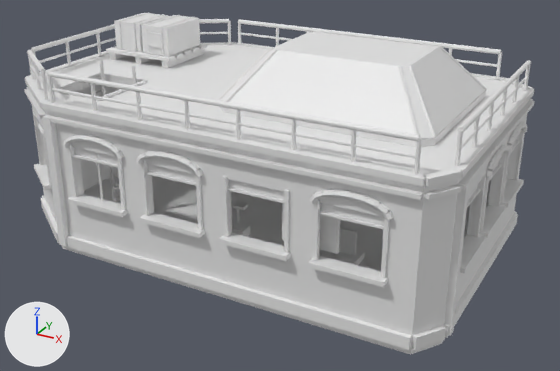
What one commit did to the OBJ model assets/tts/vanta-freeport-architecture-r2/customs-s2.obj.
Rendered twice from a 50 mm camera at (6.78, -12.54, 7.28) aimed at (-0.15, 0.06, 0.98). The lights are fixed; the arrows at lower left show +X, +Y and +Z. The first picture is the older version. Where no turn or scale is listed for an object, it has been applied to the vertices.

In view in the first picture: 'customs-s2'.
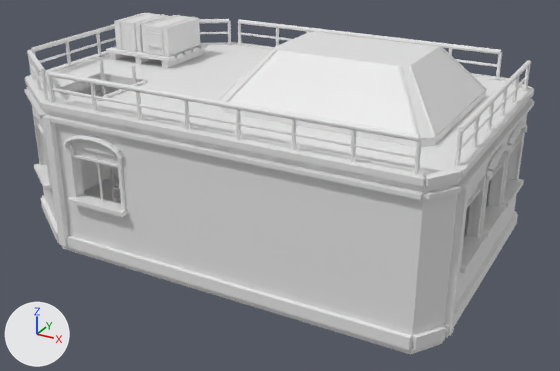
Changed parts and their boxes [x1, y1, x2, y2] in the pictures (560 x 371 px):
```json
{"part": 1, "of": "me_customs_s2", "change": "deleted", "before": [137, 151, 394, 287]}
{"part": 2, "of": "me_customs_s2", "change": "built on", "before": [116, 126, 424, 348]}
```

The change, as JSON lines over the scene's bpy script:
```json
{"block": "me_customs_s2", "where": "# used by ob_customs_s2; location = (0.0, 0.0, 0.0)"}
{"op": "remove", "block": "me_customs_s2", "code": "me_customs_s2.from_pydata(...)  # 3593 vertices, 6065 faces; spans x -5.16..4.21, y -2.89..3.67, z -0.01..4.02"}
{"op": "add", "block": "me_customs_s2", "code": "me_customs_s2.from_pydata(...)  # 3622 vertices, 6045 faces; spans x -5.16..4.21, y -2.89..3.67, z -0.01..4.02"}
{"block": "me_customs_s2", "change": "me_customs_s2 part 1: 18 loose pieces with 298 vertices, spanning x -1.4..3.3, y -2.89..-1.18, z 0.16..2.55, are deleted"}
{"block": "me_customs_s2", "change": "me_customs_s2 part 2: 64 vertices removed from x -1.28..3.17, y -2.73..-1.13, z 0.11..2.83; 147 vertices added at x 0.35..1.04, y -2.2..-1.06, z 0.16..1.08"}
{"block": "me_customs_s2", "change": "other edits to the shape of me_customs_s2 do not show in these pictures"}
```
